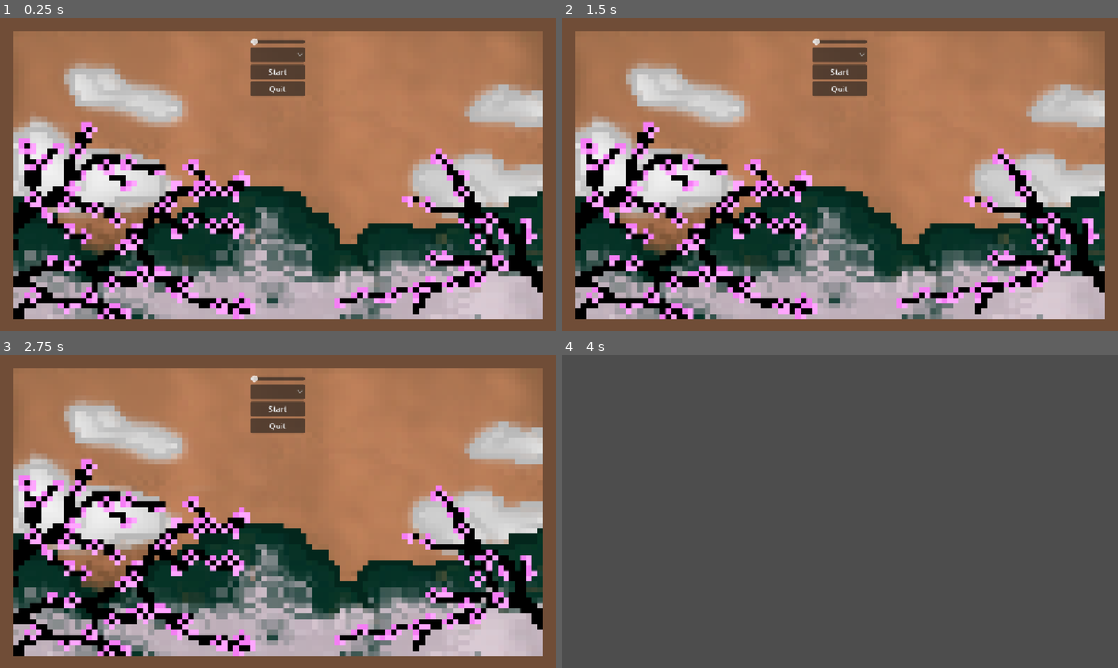
Above: before the commit, frames 1-4 (two rows, left to right).
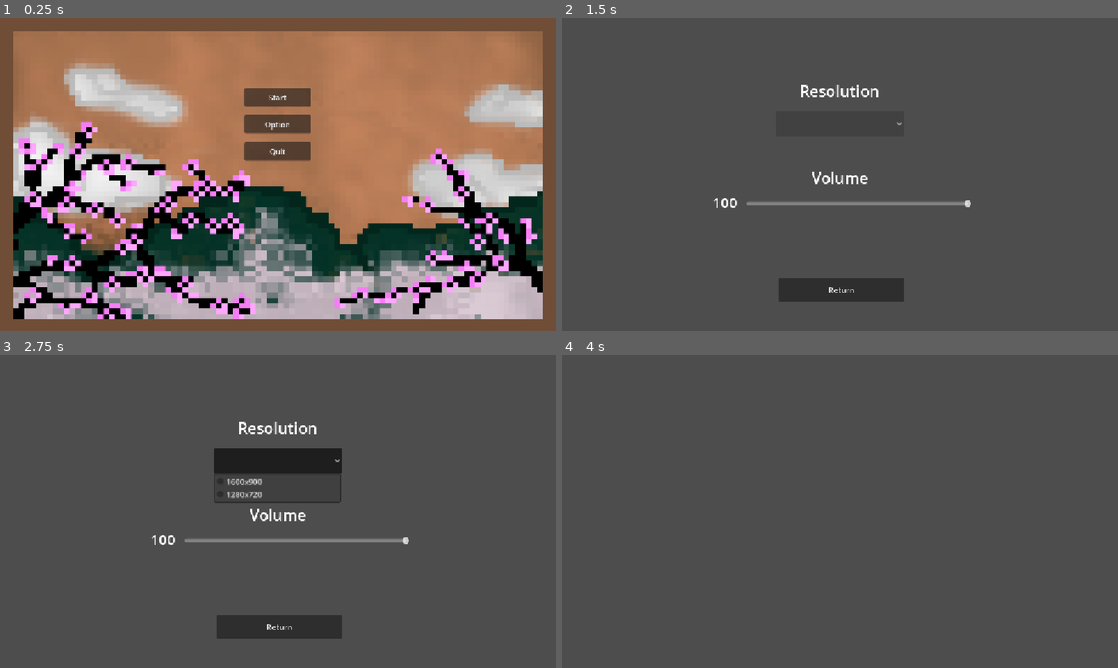
Above: after the commit, the same moments.

Repository: battlecatslover11/13EOYP-Game
Game: Godot game, scene res://Title_Screen.tscn
Same seed, same stepped clock (60 frames per second), same inputs: the game is played once before the commit and once after it.
Inputs (mouse positions are in pixels of both pictures, inside the frame that each line leads up to):
- Up to frame 1 (0.25 s): no input
- Up to frame 2 (1.5 s): click (840, 55) at 0.52 s; click (840, 124) at 1.25 s, where only the run after the commit has a clickable "Option"
- Up to frame 3 (2.75 s): click (278, 461) at 2.02 s
- Up to frame 4 (4 s): click (840, 627) at 2.75 s, where only the run after the commit has a clickable "Return"; click "Start" at 3.5 s

The runs differ from the first frame. In frame 1, 3.3% of the frame differs, in the area x 43-56%, y 6-46%; in frame 2, 99%, in the area x 0-100%, y 0-100%; in frame 3, 99%; in frame 4, nothing differs.

Commit message:
Made Option Menu

Diff:
--- /dev/null
+++ b/Option_Menu.tscn
@@ -0,0 +1,104 @@
+[gd_scene format=3 uid="uid://bvk4r00bi0w7b"]
+
+[ext_resource type="Script" uid="uid://bo76wrfsob1wq" path="res://option_menu.gd" id="1_4l2hn"]
+
+[sub_resource type="GDScript" id="GDScript_4l2hn"]
+
+[node name="OptionMenu" type="Control" unique_id=422754439]
+layout_mode = 3
+anchors_preset = 15
+anchor_right = 1.0
+anchor_bottom = 1.0
+grow_horizontal = 2
+grow_vertical = 2
+script = ExtResource("1_4l2hn")
+
+[node name="VolumeSlider" type="HSlider" parent="." unique_id=462794671]
+layout_mode = 1
+anchors_preset = 8
+anchor_left = 0.5
+anchor_top = 0.5
+anchor_right = 0.5
+anchor_bottom = 0.5
+offset_left = -193.95386
+offset_top = 23.0
+offset_right = 273.95386
+offset_bottom = 97.0
+grow_horizontal = 2
+grow_vertical = 2
+value = 100.0
+script = SubResource("GDScript_4l2hn")
+
+[node name="ResolutionButton" type="OptionButton" parent="." unique_id=1672487753]
+layout_mode = 1
+anchors_preset = 8
+anchor_left = 0.5
+anchor_top = 0.5
+anchor_right = 0.5
+anchor_bottom = 0.5
+offset_left = -132.97144
+offset_top = -131.0
+offset_right = 132.97144
+offset_bottom = -79.0
+grow_horizontal = 2
+grow_vertical = 2
+item_count = 2
+popup/item_0/text = "1600x900"
+popup/item_0/id = 0
+popup/item_1/text = "1280x720"
+popup/item_1/id = 1
+
+[node name="VolumeLabel" type="Label" parent="." unique_id=876866122]
+layout_mode = 1
+anchors_preset = 8
+anchor_left = 0.5
+anchor_top = 0.5
+anchor_right = 0.5
+anchor_bottom = 0.5
+offset_left = -93.0
+offset_top = -16.0
+offset_right = 93.0
+offset_bottom = 39.0
+grow_horizontal = 2
+grow_vertical = 2
+theme_override_font_sizes/font_size = 32
+text = "Volume"
+horizontal_alignment = 1
+
+[node name="ResolutionLabel" type="Label" parent="." unique_id=514734566]
+layout_mode = 1
+anchors_preset = 8
+anchor_left = 0.5
+anchor_top = 0.5
+anchor_right = 0.5
+anchor_bottom = 0.5
+offset_left = -93.0
+offset_top = -196.0
+offset_right = 93.0
+offset_bottom = -141.0
+grow_horizontal = 2
+grow_vertical = 2
+theme_override_font_sizes/font_size = 32
+text = "Resolution"
+horizontal_alignment = 1
+
+[node name="ReturnButton" type="Button" parent="." unique_id=1034366154]
+layout_mode = 0
+offset_left = 449.0
+offset_top = 538.0
+offset_right = 709.0
+offset_bottom = 588.0
+text = "Return"
+
+[node name="Volume" type="Label" parent="." unique_id=185985220]
+layout_mode = 0
+offset_left = 312.0
+offset_top = 360.0
+offset_right = 518.0
+offset_bottom = 469.0
+theme_override_font_sizes/font_size = 30
+text = "100"
+
+[connection signal="value_changed" from="VolumeSlider" to="." method="_on_volume_slider_value_changed"]
+[connection signal="item_selected" from="ResolutionButton" to="." method="_on_resolution_button_item_selected"]
+[connection signal="pressed" from="ReturnButton" to="." method="_on_return_button_pressed"]
--- a/Title_Screen.tscn
+++ b/Title_Screen.tscn
@@ -17,45 +17,37 @@
 scale = Vector2(1.1464498, 1.0833331)
 texture = ExtResource("1_hgv8g")
 
-[node name="MarginContainer" type="MarginContainer" parent="." unique_id=1246688203]
+[node name="OptionButton" type="Button" parent="." unique_id=163302085]
+layout_mode = 0
+offset_left = 506.0
+offset_top = 201.0
+offset_right = 644.5161
+offset_bottom = 239.0
+text = "Option"
+
+[node name="StartButton" type="Button" parent="." unique_id=1597756950]
+layout_mode = 0
+offset_left = 506.0
+offset_top = 145.0
+offset_right = 644.5161
+offset_bottom = 183.0
+text = "Start"
+
+[node name="QuitButton" type="Button" parent="." unique_id=1369263530]
 layout_mode = 1
 anchors_preset = 8
 anchor_left = 0.5
 anchor_top = 0.5
 anchor_right = 0.5
 anchor_bottom = 0.5
-offset_left = -190.75
-offset_top = -283.0
-offset_right = 190.75
-offset_bottom = 283.0
+offset_left = -70.0
+offset_top = -67.0
+offset_right = 68.51611
+offset_bottom = -29.0
 grow_horizontal = 2
 grow_vertical = 2
-
-[node name="VBoxContainer" type="VBoxContainer" parent="MarginContainer" unique_id=1963051965]
-layout_mode = 2
-size_flags_horizontal = 4
-
-[node name="Volume" type="HSlider" parent="MarginContainer/VBoxContainer" unique_id=1743981199]
-layout_mode = 2
-
-[node name="Resolution" type="OptionButton" parent="MarginContainer/VBoxContainer" unique_id=1568587114]
-layout_mode = 2
-item_count = 2
-popup/item_0/text = "1600x900"
-popup/item_0/id = 0
-popup/item_1/text = "1280x720"
-popup/item_1/id = 1
-
-[node name="StartButton" type="Button" parent="MarginContainer/VBoxContainer" unique_id=1597756950]
-layout_mode = 2
-text = "Start"
-
-[node name="QuitButton" type="Button" parent="MarginContainer/VBoxContainer" unique_id=1369263530]
-layout_mode = 2
 text = "Quit"
 
-[connection signal="changed" from="MarginContainer/VBoxContainer/Volume" to="." method="_on_volume_changed"]
-[connection signal="value_changed" from="MarginContainer/VBoxContainer/Volume" to="." method="_on_volume_value_changed"]
-[connection signal="item_selected" from="MarginContainer/VBoxContainer/Resolution" to="." method="_on_resolution_item_selected"]
-[connection signal="pressed" from="MarginContainer/VBoxContainer/StartButton" to="." method="_on_button_pressed"]
-[connection signal="pressed" from="MarginContainer/VBoxContainer/QuitButton" to="." method="_on_quit_button_pressed"]
+[connection signal="pressed" from="OptionButton" to="." method="_on_option_button_pressed"]
+[connection signal="pressed" from="StartButton" to="." method="_on_button_pressed"]
+[connection signal="pressed" from="QuitButton" to="." method="_on_quit_button_pressed"]
--- /dev/null
+++ b/option_menu.gd
@@ -0,0 +1,21 @@
+extends Control
+
+var volume = 100
+@onready var VolumeLabel = $Volume
+
+func _on_volume_value_changed(value):
+	AudioServer.set_bus_volume_db(0, value)
+	print(value)
+
+func _on_resolution_button_item_selected(index):
+	match index:
+		0	:
+			DisplayServer.window_set_size(Vector2i(1600,900))
+		1:
+			DisplayServer.window_set_size(Vector2i(1280,720))
+
+func _on_return_button_pressed():
+	get_tree().change_scene_to_file("res://Title_Screen.tscn")
+
+func _on_volume_slider_value_changed(value):
+	VolumeLabel.textContent = value
--- a/title_screen.gd
+++ b/title_screen.gd
@@ -3,18 +3,8 @@
 func _on_button_pressed():
 	get_tree().change_scene_to_file("res://Main_Scene.tscn")
 
+func _on_option_button_pressed():
+	get_tree().change_scene_to_file("res://Option_Menu.tscn")
+
 func _on_quit_button_pressed():
 	get_tree().quit()
-
-
-func _on_volume_value_changed(value):
-	AudioServer.set_bus_volume_db(0, value)
-	print(value)
-
-
-func _on_resolution_item_selected(index):
-	match index:
-		0	:
-			DisplayServer.window_set_size(Vector2i(1600,900))
-		1:
-			DisplayServer.window_set_size(Vector2i(1280,720))
Not shown, added: option_menu.gd.uid
